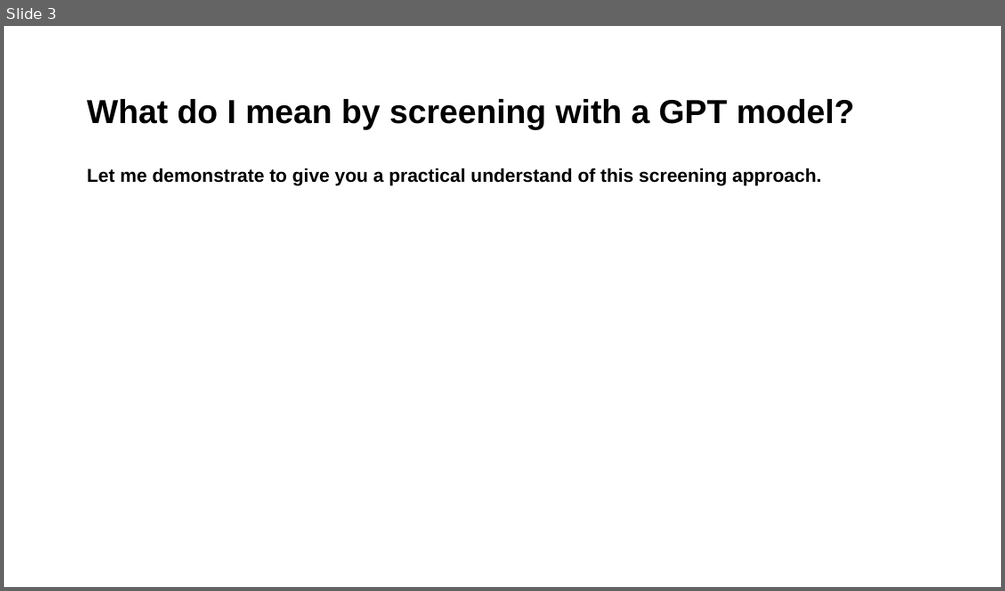
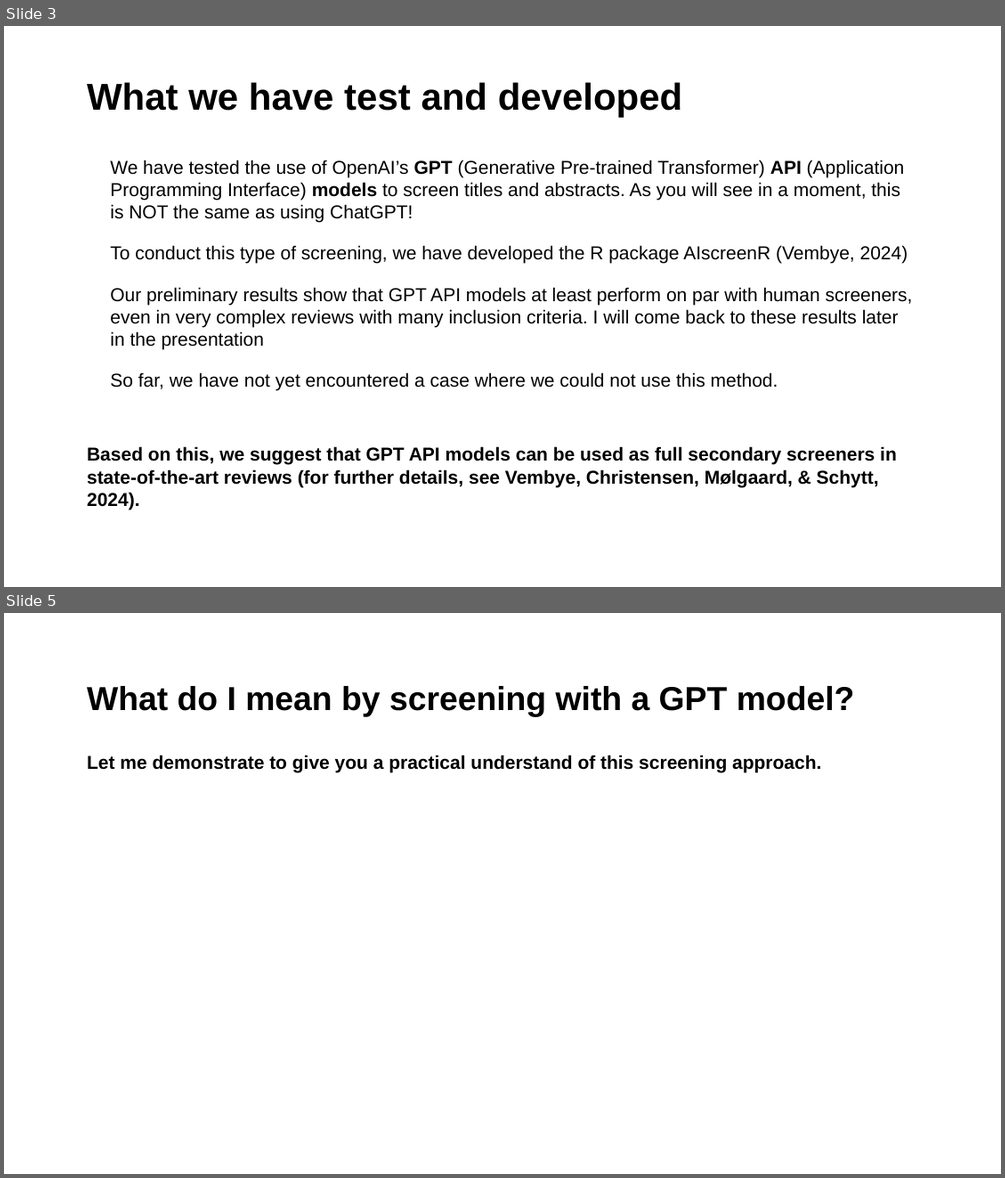
Before and after one commit to MikkelVembye/SRMA-SIG-presentation, a slide deck: SRMA SIG presentation 2024 .potx.pptx. Shown one above the other, each under a label of ours: slide 3 before the commit, slides 3 and 5 after it; the slides between them are not shown. The pictures are 1005x591 and 1005x1178 pixels, drawn with LibreOffice and Linux fonts; fonts in the diff are those of the drawing; background and template pictures are left out. Boxes give left, top, right and bottom in pixels: in the first picture for what was removed or moved away, otherwise in the second. Text is boxed around its words. In the diff, an @@ line names an element or a change of style, - is before the commit and + after.

```diff
--- a/SRMA SIG presentation 2024 .potx.pptx
+++ b/SRMA SIG presentation 2024 .potx.pptx
@@ slide 3 added at bbox=[4, 26, 1001, 587], background #FFFFFF @@
@@ title added at bbox=[87, 82, 683, 117], 36 pt, text #000000, bold @@
+What we have test and developed
@@ text added at bbox=[87, 160, 913, 509], 18 pt, text #000000 @@
+• We have tested the use of OpenAI’s GPT (Generative Pre-trained Transformer) API (Application Programming Interface) models to screen titles and abstracts. As you will see in a moment, this is NOT the same as using ChatGPT!
+• To conduct this type of screening, we have developed the R package AIscreenR (Vembye, 2024)
+• Our preliminary results show that GPT API models at least perform on par with human screeners, even in very complex reviews with many inclusion criteria. I will come back to these results later in the presentation
+• So far, we have not yet encountered a case where we could not use this method.
+Based on this, we suggest that GPT API models can be used as full secondary screeners in state-of-the-art reviews (for further details, see Vembye, Christensen, Mølgaard, & Schytt, 2024).
@@ what was slide 3 is now slide 5 @@
```
Also in this commit, not shown: 3 slides changed, 3 other slides added, 2 slides removed.
